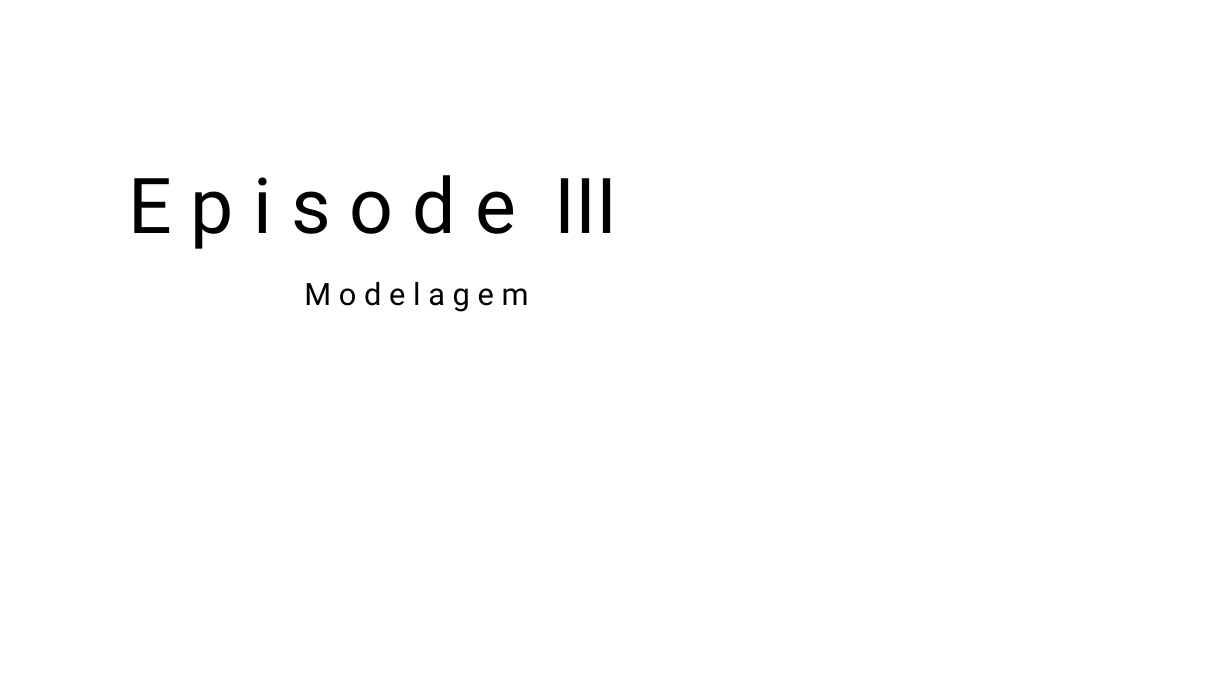
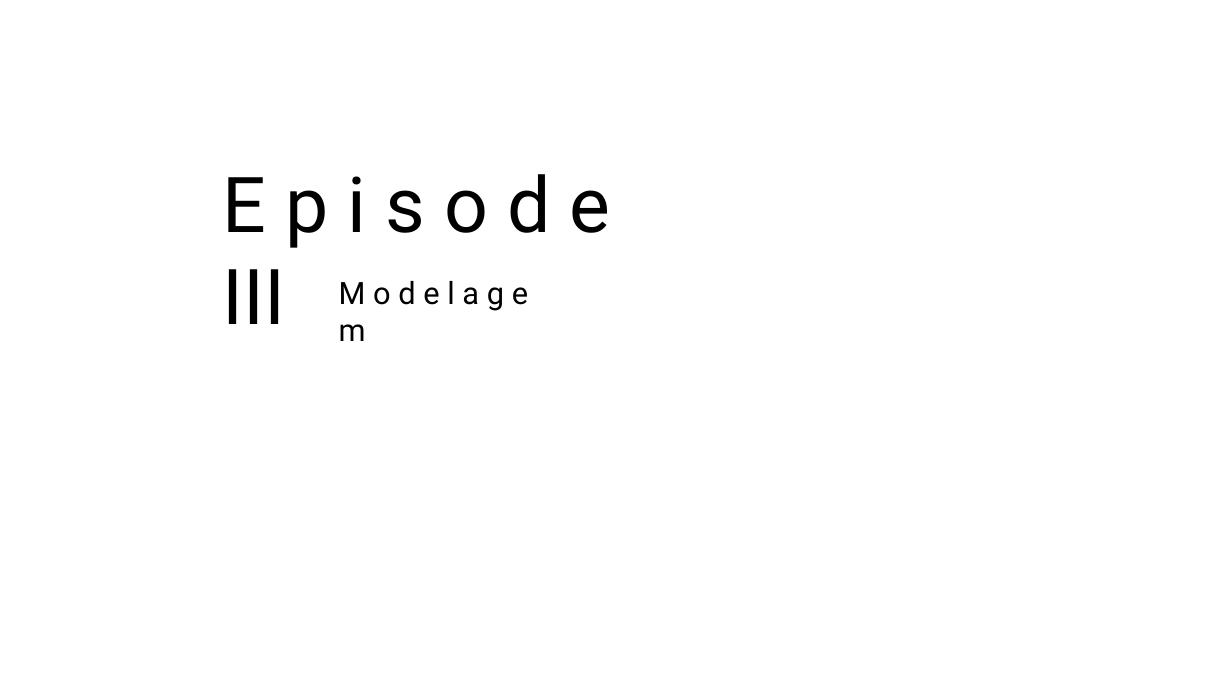
Before and after one commit to daniellygj/Fatec, a slide deck: slide 13 of 2º Semestre/Arquitetura e modelagem de dados/Projeto final/Slide.pptx. Drawn at 1232x693 pixels with LibreOffice and Linux fonts; fonts in the diff are those of the drawing; background and template pictures are left out. Boxes give left, top, right and bottom in pixels: in the first picture for what was removed or moved away, otherwise in the second. Text is boxed around its words. In the diff, an @@ line names an element or a change of style, - is before the commit and + after.

```diff
--- a/2º Semestre/Arquitetura e modelagem de dados/Projeto final/Slide.pptx
+++ b/2º Semestre/Arquitetura e modelagem de dados/Projeto final/Slide.pptx
@@ text "E p i s o ..." rewrapped from [128, 175, 617, 249] to [222, 174, 611, 324] @@
@@ text "M o d e l ..." rewrapped from [304, 282, 529, 312] to [339, 281, 528, 341] @@
```
Also in this commit, not shown: 3 other slides changed.
